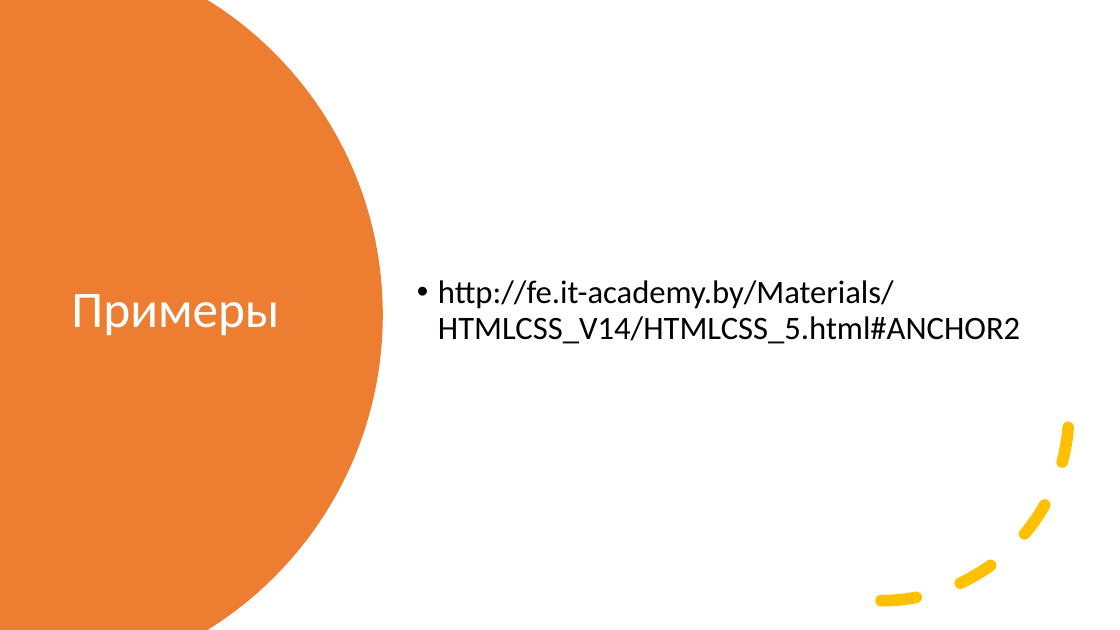
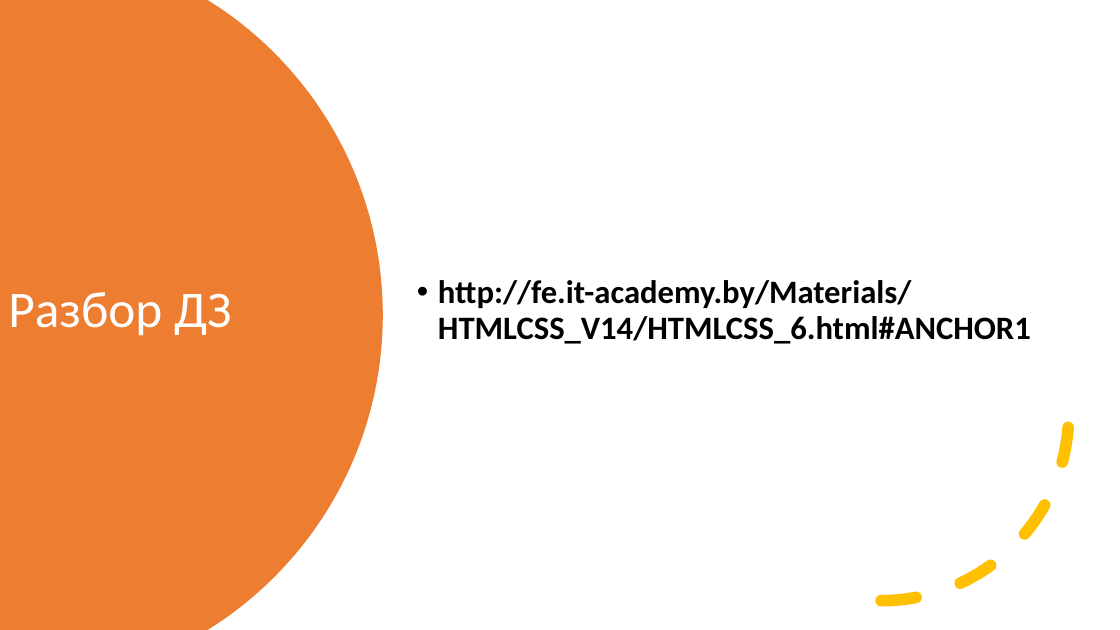
Before and after one commit to sashaklimenok/mentoring, a slide deck: slide 23 of Lesson-6/Presentation2.pptx (slide 5 before the commit). Drawn at 1120x630 pixels with LibreOffice and Linux fonts; fonts in the diff are those of the drawing. Boxes give left, top, right and bottom in pixels: in the first picture for what was removed or moved away, otherwise in the second. Text is boxed around its words. In the diff, an @@ line names an element or a change of style, - is before the commit and + after.

```diff
--- a/Lesson-6/Presentation2.pptx
+++ b/Lesson-6/Presentation2.pptx
@@ title at (x1=8, y1=292, x2=231, y2=336): text changed @@
-Примеры
+Разбор ДЗ
@@ text at (x1=438, y1=280, x2=1031, y2=344): text changed; bold on @@
-• http://fe.it-academy.by/Materials/HTMLCSS_V14/HTMLCSS_5.html#ANCHOR2
+• http://fe.it-academy.by/Materials/HTMLCSS_V14/HTMLCSS_6.html#ANCHOR1
```
Also in this commit, not shown: 2 other slides changed, 8 slides added, 15 slides removed, 1 other file.
